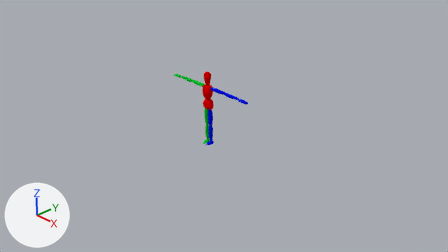
The Blender file Blender/monster.blend: old version first, new version second.
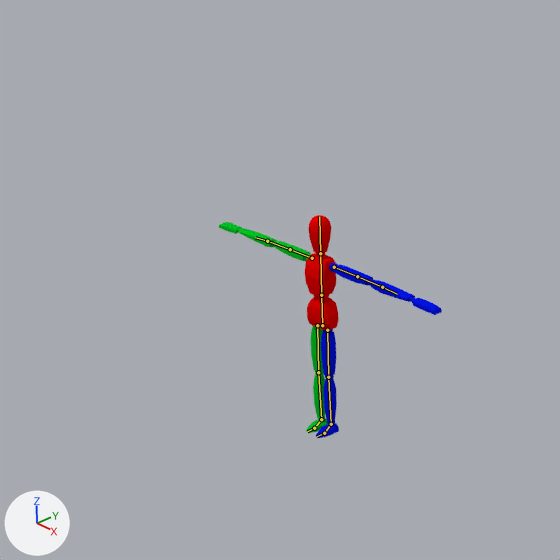
Old and new are each drawn from the file's camera 'Camera' and again close up on the part from 23% to 64% of the width and 0% to 74% of the height. The lights are fixed; the arrows at lower left show +X, +Y and +Z. The bones that bend it are drawn over the model as lines in the close-ups.
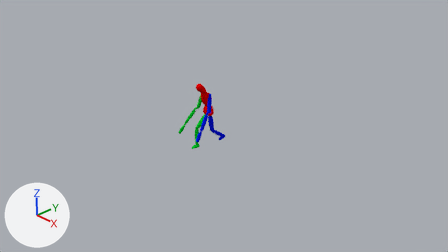
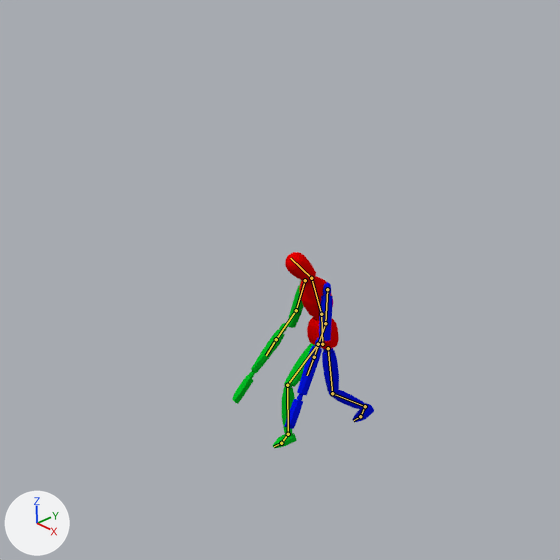
The newer file adds an action. The first version stands in its rest pose; the second is drawn at frame 9 of the action 'Chase_loop'.

What differs and where, as boxes [x1, y1, x2, y2] in the close-ups (560 x 560 px):
```json
{"object": "Cube", "change": "posed", "before": [219, 215, 442, 438], "after": [232, 252, 374, 448], "on screen": "36% narrower, 12% shorter"}
{"bone": "Hip", "before": "(322, 325) to (321, 295)", "after": "(322, 344) to (321, 314)"}
{"bone": "Spine", "before": "(321, 295) to (320, 253)", "after": "(321, 314) to (311, 278)"}
{"bone": "Head", "before": "(320, 253) to (319, 216)", "after": "(311, 278) to (290, 258)"}
{"bone": "Upper Arm.L", "before": "(334, 267) to (357, 276)", "after": "(327, 289) to (325, 323)"}
{"bone": "Lower Arm.L", "before": "(357, 276) to (382, 287)", "after": "(325, 323) to (314, 357)"}
{"bone": "Upper Arm.R", "before": "(312, 258) to (290, 249)", "after": "(305, 280) to (296, 310)"}
{"bone": "Lower Arm.R", "before": "(290, 249) to (267, 241)", "after": "(296, 310) to (276, 339)"}
{"bone": "Foot.L", "before": "(331, 424) to (324, 433)", "after": "(365, 406) to (360, 416)"}
{"bone": "Toes.L", "before": "(324, 433) to (317, 436)", "after": "(360, 416) to (353, 420)"}
```

The change, as JSON lines over the scene's bpy script:
```json
{"block": "bone_hip", "where": "bone_hip = bpy.data.objects['Armature'].pose.bones['Hip']  # child of 'Root'"}
{"op": "set", "path": "bone_hip.location", "old": "(0.0, 0.0, 0.0)", "new": "(0.0, -0.152, 0.003)"}
{"block": "bone_spine", "where": "bone_spine = bpy.data.objects['Armature'].pose.bones['Spine']  # child of 'Hip'"}
{"op": "set", "path": "bone_spine.rotation_quaternion", "old": "(1.0, 0.0, 0.0, 0.0)", "new": "(0.991, 0.136, 0.0, 0.0)", "note": "degrees (0, 0, 0) -> degrees (16, 0, 0)"}
{"block": "bone_head", "where": "bone_head = bpy.data.objects['Armature'].pose.bones['Head']  # child of 'Spine'"}
{"op": "set", "path": "bone_head.rotation_quaternion", "old": "(1.0, 0.0, 0.0, 0.0)", "new": "(0.974, 0.228, 0.0, 0.0)", "note": "degrees (0, 0, 0) -> degrees (26, 0, 0)"}
{"block": "bone_upper_arm_l", "where": "bone_upper_arm_l = bpy.data.objects['Armature'].pose.bones['Upper Arm.L']  # child of 'Spine'"}
{"op": "set", "path": "bone_upper_arm_l.rotation_quaternion", "old": "(1.0, 0.0, 0.0, 0.0)", "new": "(0.747, 0.248, -0.083, -0.611)", "note": "degrees (0, 0, 0) -> degrees (29, 10, -76)"}
{"block": "bone_lower_arm_l", "where": "bone_lower_arm_l = bpy.data.objects['Armature'].pose.bones['Lower Arm.L']  # child of 'Upper Arm.L'"}
{"op": "set", "path": "bone_lower_arm_l.rotation_quaternion", "old": "(1.0, 0.0, 0.0, 0.0)", "new": "(0.981, 0.184, -0.023, 0.051)", "note": "degrees (0, 0, 0) -> degrees (21, -4, 5)"}
{"block": "bone_upper_arm_r", "where": "bone_upper_arm_r = bpy.data.objects['Armature'].pose.bones['Upper Arm.R']  # child of 'Spine'"}
{"op": "set", "path": "bone_upper_arm_r.rotation_quaternion", "old": "(1.0, 0.0, 0.0, 0.0)", "new": "(0.765, 0.247, 0.095, 0.587)", "note": "degrees (0, 0, 0) -> degrees (30, -8, 73)"}
{"block": "bone_lower_arm_r", "where": "bone_lower_arm_r = bpy.data.objects['Armature'].pose.bones['Lower Arm.R']  # child of 'Upper Arm.R'"}
{"op": "set", "path": "bone_lower_arm_r.rotation_quaternion", "old": "(1.0, 0.0, 0.0, 0.0)", "new": "(0.966, 0.253, 0.036, -0.035)", "note": "degrees (0, 0, 0) -> degrees (29, 5, -3)"}
{"block": "bone_foot_l", "where": "bone_foot_l = bpy.data.objects['Armature'].pose.bones['Foot.L']  # child of 'Lower Leg.L'"}
{"op": "set", "path": "bone_foot_l.rotation_quaternion", "old": "(1.0, 0.0, 0.0, 0.0)", "new": "(0.985, -0.171, 0.0, 0.0)", "note": "degrees (0, 0, 0) -> degrees (-20, 0, 0)"}
{"block": "bone_toes_l", "where": "bone_toes_l = bpy.data.objects['Armature'].pose.bones['Toes.L']  # child of 'Foot.L'"}
{"op": "set", "path": "bone_toes_l.rotation_quaternion", "old": "(1.0, 0.0, 0.0, 0.0)", "new": "(0.992, 0.127, 0.0, 0.0)", "note": "degrees (0, 0, 0) -> degrees (15, 0, 0)"}
{"block": "bone_leg_ik_l", "where": "bone_leg_ik_l = bpy.data.objects['Armature'].pose.bones['Leg IK.L']  # child of 'Root'"}
{"op": "set", "path": "bone_leg_ik_l.location", "old": "(0.0, 0.0, 0.0)", "new": "(0.0, 0.355, 0.022)"}
{"block": "bone_leg_ik_r", "where": "bone_leg_ik_r = bpy.data.objects['Armature'].pose.bones['Leg IK.R']  # child of 'Root'"}
{"op": "set", "path": "bone_leg_ik_r.location", "old": "(0.0, 0.0, 0.0)", "new": "(0.0, -0.333, 0.0)"}
```
